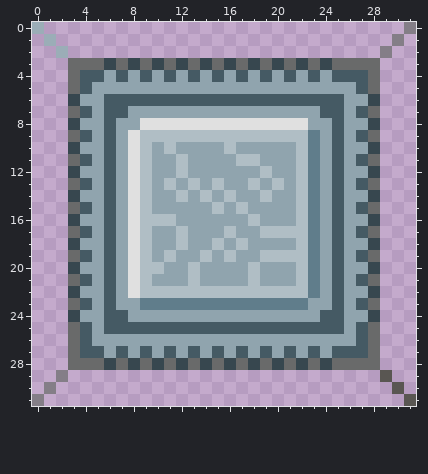
Edited in one commit: pixel-art file (RawArt/Art Material/electronic/Processor.aseprite). That is the earlier state.
32x32 pixels, 1 frame.
New version:
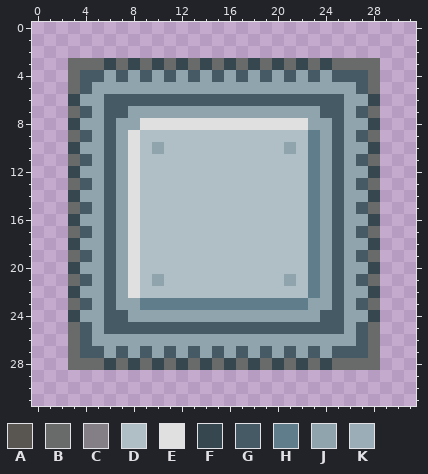
Palette (. is transparent): A #595652  B #696a6a  C #847e87  D #b0bec5  E #e0e0e0  F #37474f  G #455a64  H #607d8b  J #90a4ae  K #9badb7
The author wrote: update core and side sprite
Edits made:
Layers "Core", "background":
Colour J becomes colour D in row 10 at x 12 to 15 and 17 to 20; in row 11 at x 10 to 11, 13 to 16 and 19 to 21; in row 12 at x 10 to 11, 13 to 18 and 20 to 21; in row 13 at x 10, 12, 14, 16 to 17, 19 and 21; in row 14 at x 10 to 11, 13, 15, 17 to 18 and 20 to 21; in row 15 at x 10 to 14, 16 and 18 to 21.
Colour J becomes colour D in row 16 at x 12 to 17 and 19 to 21; in row 17 at x 10 to 11, 13 to 15 and 17 to 18; in row 18 at x 10 to 11, 13 to 14, 16 and 18 to 21; in row 19 at x 10, 12 to 13, 15 and 17 to 18; in row 20 at x 11 to 12, 14 to 17 and 19 to 21; in row 21 at x 11 to 12, 14 to 17 and 19 to 20.
Colour A is gone in row 29 at x 29; in row 30 at x 30; in row 31 at x 31.
Colour C is gone in row 0 at x 31; in row 1 at x 30; in row 2 at x 29; in row 29 at x 2; in row 30 at x 1; in row 31 at x 0.
Colour K is gone in row 0 at x 0; in row 1 at x 1; in row 2 at x 2.
